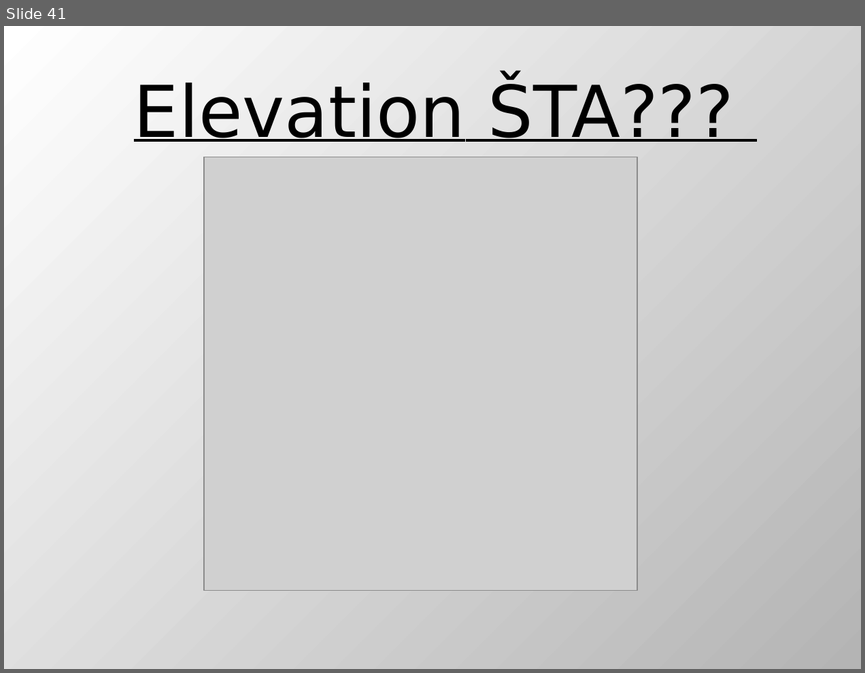
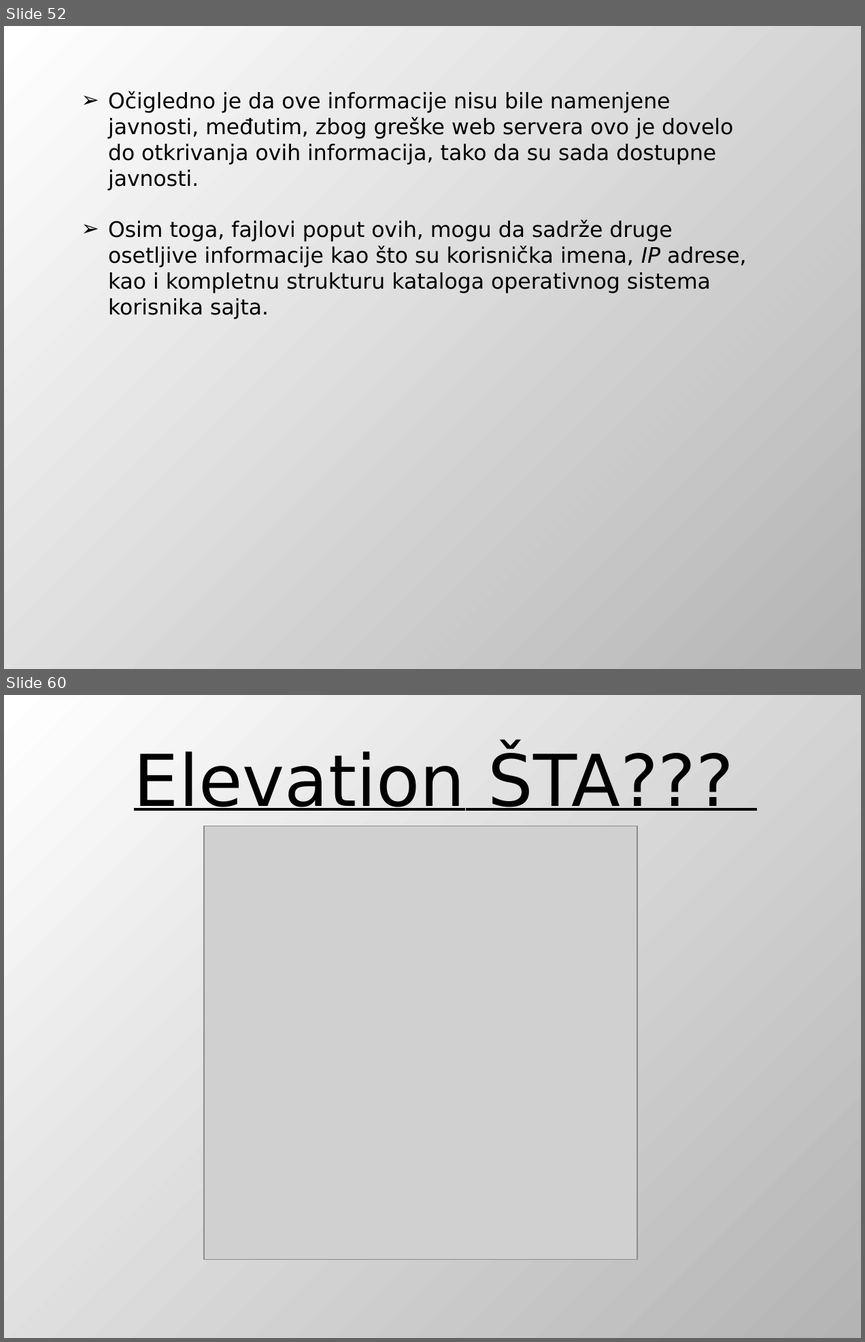
Before and after one commit to DejanUrosevic/XML-Projekat, a slide deck: Model Pretnji.pptx. Shown one above the other, each under a label of ours: slide 41 before the commit, slides 52 and 60 after it; the slides between them are not shown. The pictures are 865x673 and 865x1342 pixels, drawn with LibreOffice and Linux fonts; fonts in the diff are those of the drawing; grey boxes stand for pictures. Boxes give left, top, right and bottom in pixels: in the first picture for what was removed or moved away, otherwise in the second. Text is boxed around its words. In the diff, an @@ line names an element or a change of style, - is before the commit and + after.

```diff
--- a/Model Pretnji.pptx
+++ b/Model Pretnji.pptx
@@ slide 52 added at box(4, 26, 861, 669), background gradient #FFFFFF to #B4B4B4 @@
@@ text added at box(108, 91, 747, 319), 18 pt, text #000000 @@
+➢ Očigledno je da ove informacije nisu bile namenjene javnosti, međutim, zbog greške web servera ovo je dovelo do otkrivanja ovih informacija, tako da su sada dostupne javnosti.
+➢ Osim toga, fajlovi poput ovih, mogu da sadrže druge osetljive informacije kao što su korisnička imena, IP adrese, kao i kompletnu strukturu kataloga operativnog sistema korisnika sajta.
@@ what was slide 41 is now slide 60 @@
```
Also in this commit, not shown: 7 slides changed, 19 other slides added, 1 slide removed, 3 other files.
